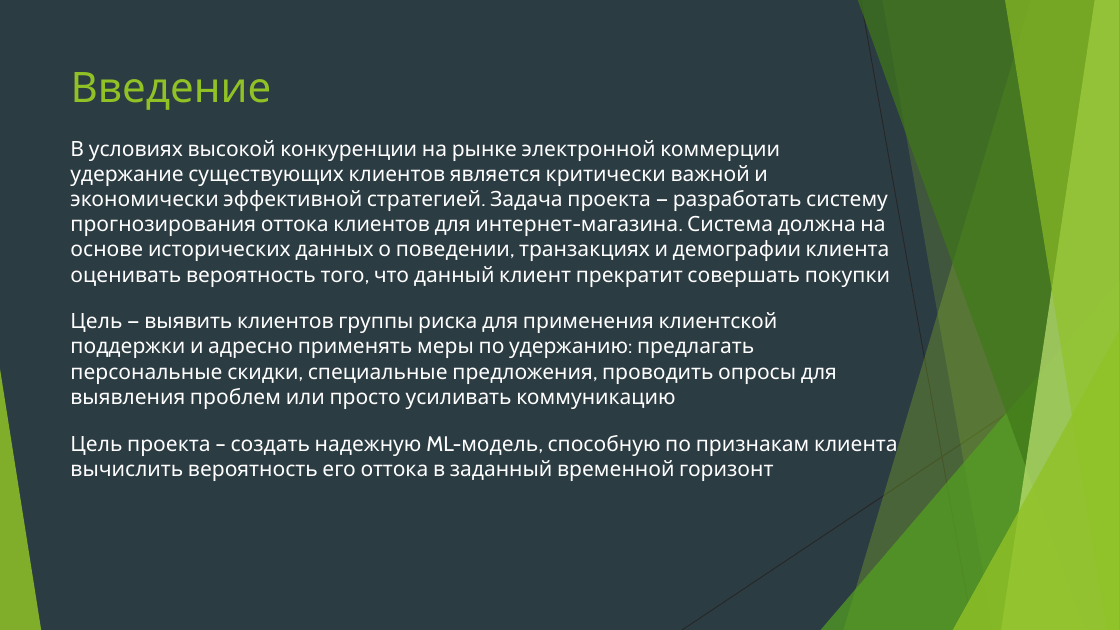
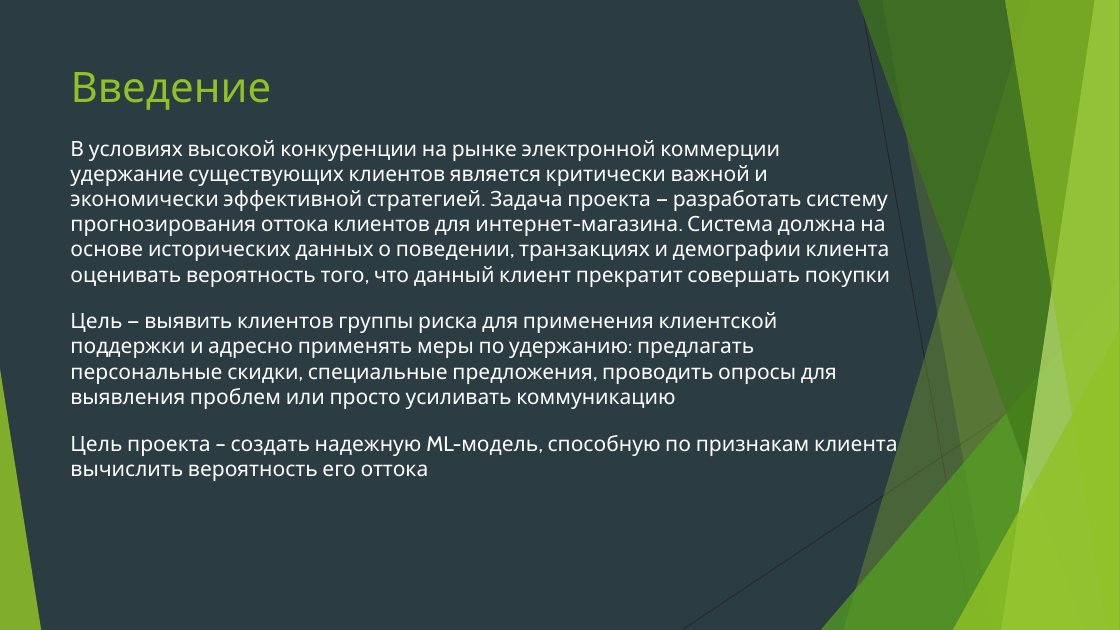
Before and after one commit to Tenager-Pro/Innopolis-AI, a slide deck: slide 2 of docs/presentation/Предсказание оттока клиентов.pptx. Drawn at 1120x630 pixels with LibreOffice and Linux fonts; fonts in the diff are those of the drawing. Boxes give left, top, right and bottom in pixels: in the first picture for what was removed or moved away, otherwise in the second. Text is boxed around its words. In the diff, an @@ line names an element or a change of style, - is before the commit and + after.

```diff
--- a/docs/presentation/Предсказание оттока клиентов.pptx
+++ b/docs/presentation/Предсказание оттока клиентов.pptx
@@ text at [70,435,898,481]: text changed @@
-Цель проекта – создать надежную ML-модель, способную по признакам клиента вычислить вероятность его оттока в заданный временной горизонт
+Цель проекта – создать надежную ML-модель, способную по признакам клиента вычислить вероятность его оттока
```
Also in this commit, not shown: 3 other files.
